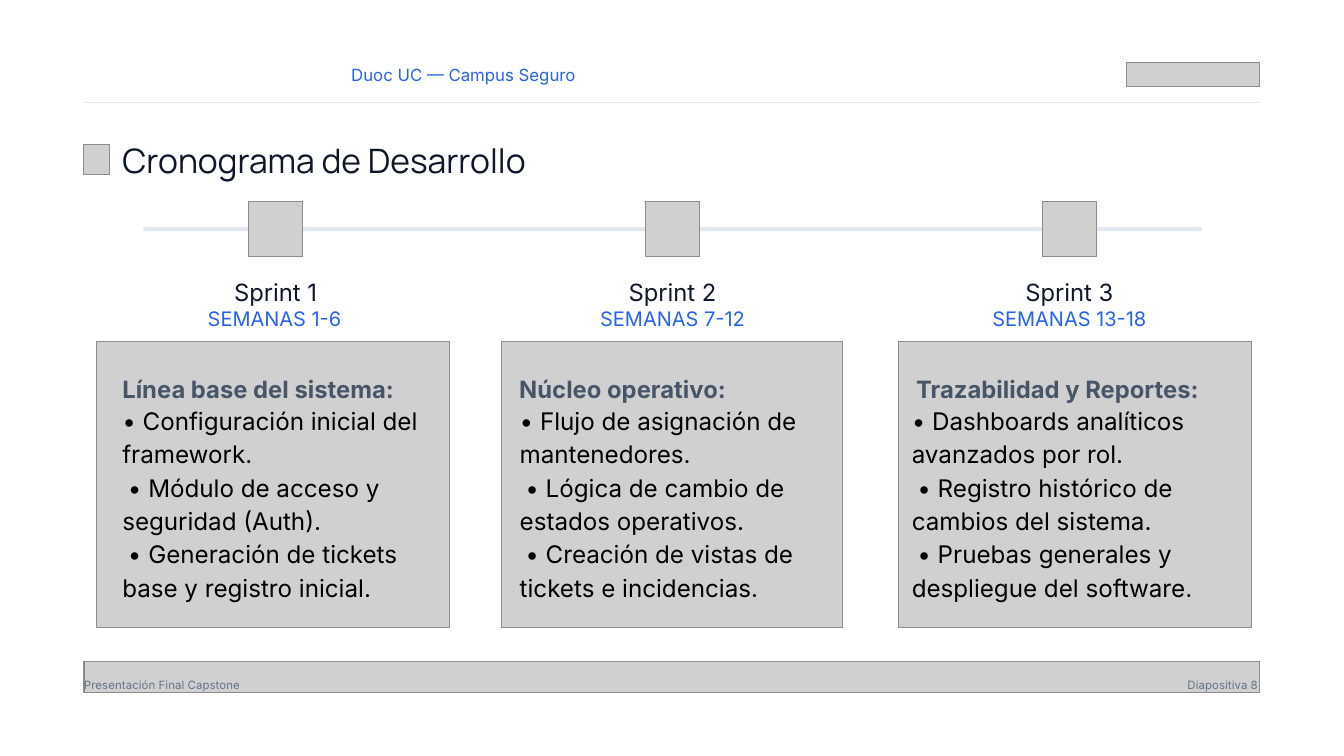
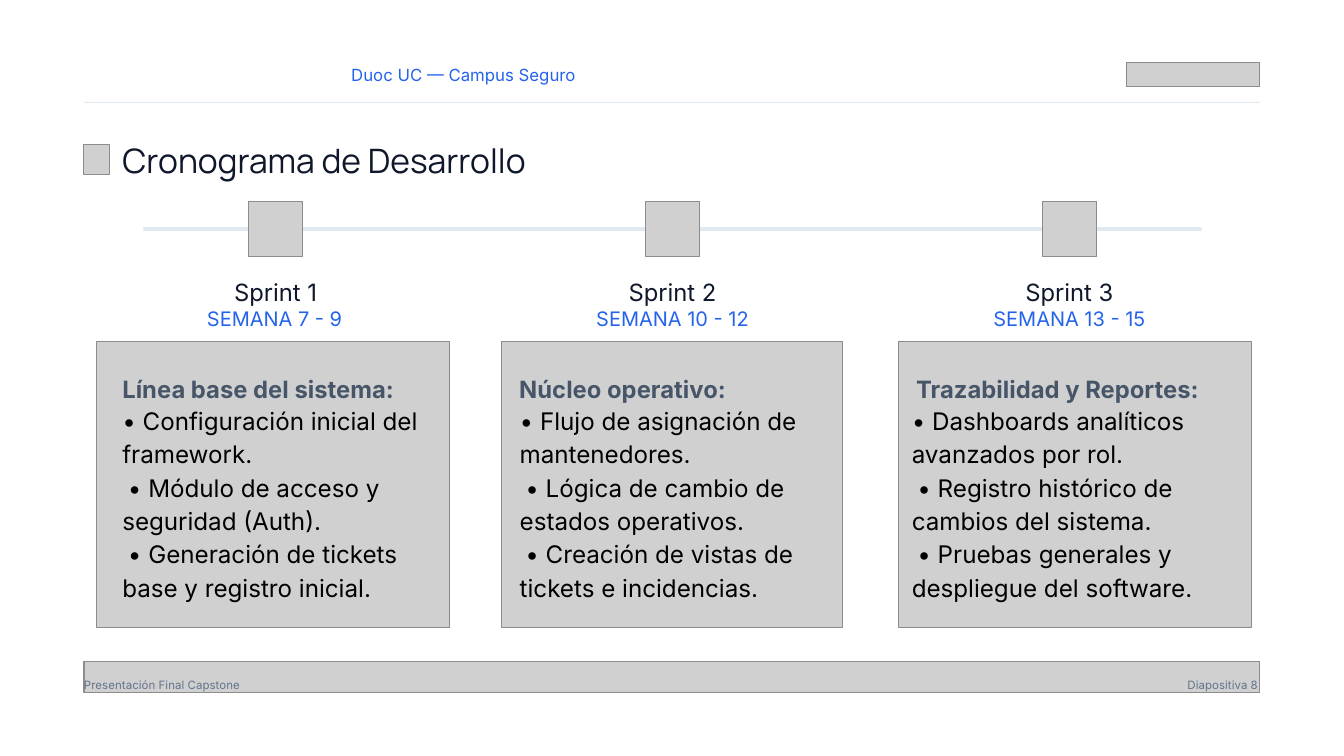
Before and after one commit to jordanrj1/Proyecto-CampuSeguro-, a slide deck: slide 9 of Fase 2/Evidencias Grupales/Proyecto Campus Seguro - Presentación Capstone (1).pptx. Drawn at 1344x756 pixels with LibreOffice and Linux fonts; fonts in the diff are those of the drawing; grey boxes stand for pictures; background and template pictures are left out. Boxes give left, top, right and bottom in pixels: in the first picture for what was removed or moved away, otherwise in the second. Text is boxed around its words. In the diff, an @@ line names an element or a change of style, - is before the commit and + after.

```diff
--- a/Fase 2/Evidencias Grupales/Proyecto Campus Seguro - Presentación Capstone (1).pptx
+++ b/Fase 2/Evidencias Grupales/Proyecto Campus Seguro - Presentación Capstone (1).pptx
@@ text at [207, 311, 342, 327]: text changed @@
-SEMANAS 1-6
+SEMANA 7 - 9
@@ text at [596, 311, 748, 327]: text changed @@
-SEMANAS 7-12
+SEMANA 10 - 12
@@ text at [993, 311, 1145, 327]: text changed @@
-SEMANAS 13-18
+SEMANA 13 - 15
```
Also in this commit, not shown: 1 other slide changed.
